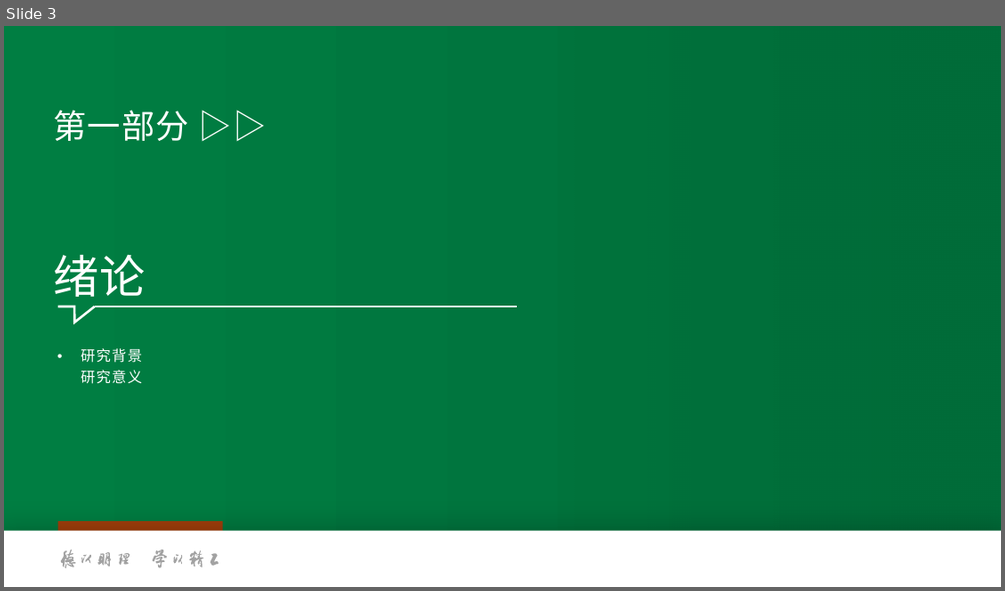
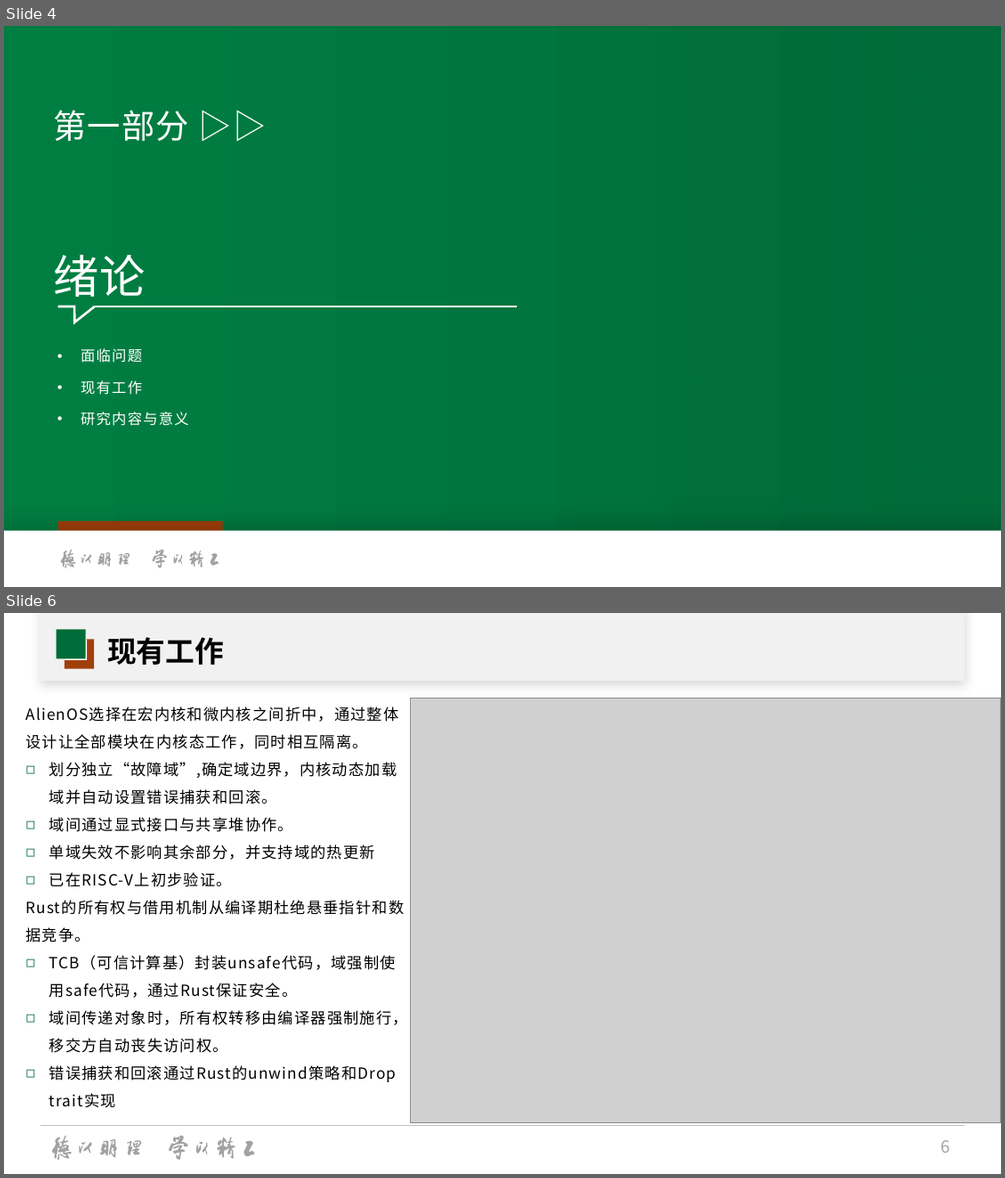
Before and after one commit to hhhjjjcc112/AsyncAlien, a slide deck: docs/graduation/论文/论文答辩/论文答辩.pptx. Shown one above the other, each under a label of ours: slide 3 before the commit, slides 4 and 6 after it; the slides between them are not shown. The pictures are 1005x591 and 1005x1178 pixels, drawn with LibreOffice and Linux fonts; fonts in the diff are those of the drawing; grey boxes stand for pictures; background and template pictures are left out. Boxes give left, top, right and bottom in pixels: in the first picture for what was removed or moved away, otherwise in the second. Text is boxed around its words. In the diff, an @@ line names an element or a change of style, - is before the commit and + after.

```diff
--- a/docs/graduation/论文/论文答辩/论文答辩.pptx
+++ b/docs/graduation/论文/论文答辩/论文答辩.pptx
@@ slide 6 added at box(4, 613, 1001, 1174), background #FFFFFF @@
@@ rectangle added at box(40, 613, 964, 681), fill #FFFFFF @@
@@ rectangle added at box(40, 613, 964, 681), fill #A2A2A2 at 15% opacity @@
@@ rectangle added at box(57, 629, 86, 658), fill #006C39 @@
@@ rectangle added at box(65, 639, 94, 668), fill #A13F0B @@
@@ rectangle added at box(65, 639, 87, 660), fill #FFFFFF @@
@@ title added at box(107, 637, 224, 665), 28 pt, text #000000, bold @@
+现有工作
@@ text added at box(26, 706, 408, 1108), 14.8 pt, text #000000 @@
+AlienOS选择在宏内核和微内核之间折中，通过整体设计让全部模块在内核态工作，同时相互隔离。
+◻ 划分独立“故障域”,确定域边界，内核动态加载域并自动设置错误捕获和回滚。
+◻ 域间通过显式接口与共享堆协作。
+◻ 单域失效不影响其余部分，并支持域的热更新
+◻ 已在RISC-V上初步验证。
+Rust的所有权与借用机制从编译期杜绝悬垂指针和数据竞争。
+◻ TCB（可信计算基）封装unsafe代码，域强制使用safe代码，通过Rust保证安全。
+◻ 域间传递对象时，所有权转移由编译器强制施行，移交方自动丧失访问权。
+◻ 错误捕获和回滚通过Rust的unwind策略和Drop trait实现
@@ picture added at box(411, 698, 1001, 1122) @@
@@ line added from (40, 1126) to (965, 1126), #BFBFBF 0.5 pt @@
@@ group added at box(52, 1135, 255, 1159): 16 freeform shapes @@
@@ page number added at box(940, 1140, 949, 1152), 16 pt, text #A2A2A2 @@
+6
@@ what was slide 3 is now slide 4 @@
@@ slide 4 changed as well @@
@@ text at box(81, 348, 188, 426): text changed @@
-• 研究背景
-  研究意义
+• 面临问题
+• 现有工作
+• 研究内容与意义
```
Also in this commit, not shown: 5 other slides changed, 12 other slides added, 58 slides removed, 4 other files.
